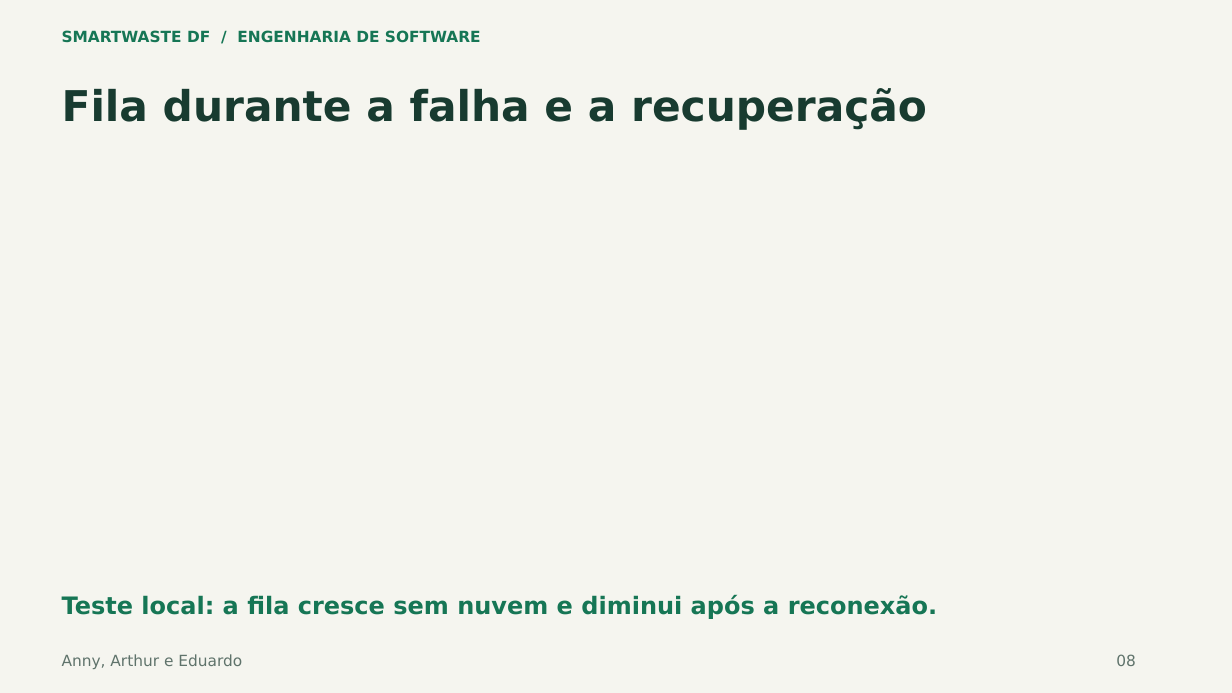
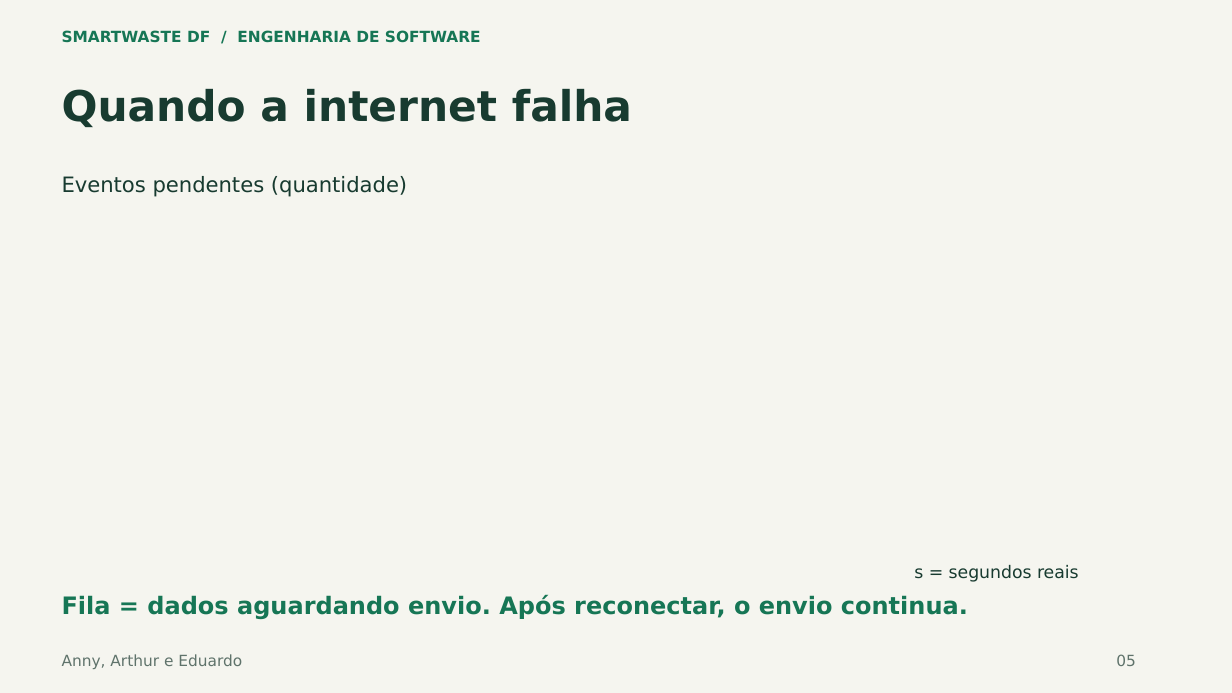
Before and after one commit to annygabb/IoT---Coleta, a slide deck: slide 5 of docs/entrega/SmartWaste_Apresentacao_Atualizada.pptx (slide 8 before the commit). Drawn at 1232x693 pixels with LibreOffice and Linux fonts; fonts in the diff are those of the drawing. Boxes give left, top, right and bottom in pixels: in the first picture for what was removed or moved away, otherwise in the second. Text is boxed around its words. In the diff, an @@ line names an element or a change of style, - is before the commit and + after.

```diff
--- a/docs/entrega/SmartWaste_Apresentacao_Atualizada.pptx
+++ b/docs/entrega/SmartWaste_Apresentacao_Atualizada.pptx
@@ text at (x1=62, y1=89, x2=632, y2=127): text changed @@
-Fila durante a falha e a recuperação
+Quando a internet falha
@@ text added at (x1=62, y1=176, x2=407, y2=197), 16.5 pt, text #183B30 @@
+Eventos pendentes (quantidade)
@@ text added at (x1=914, y1=565, x2=1079, y2=582), 13.5 pt, text #183B30 @@
+s = segundos reais
@@ text at (x1=62, y1=595, x2=968, y2=619): text changed @@
-Teste local: a fila cresce sem nuvem e diminui após a reconexão.
+Fila = dados aguardando envio. Após reconectar, o envio continua.
@@ text at (x1=1116, y1=654, x2=1136, y2=666): text changed @@
-08
+05
```
Also in this commit, not shown: 9 other slides changed, 10 slides removed, 1 other file.
